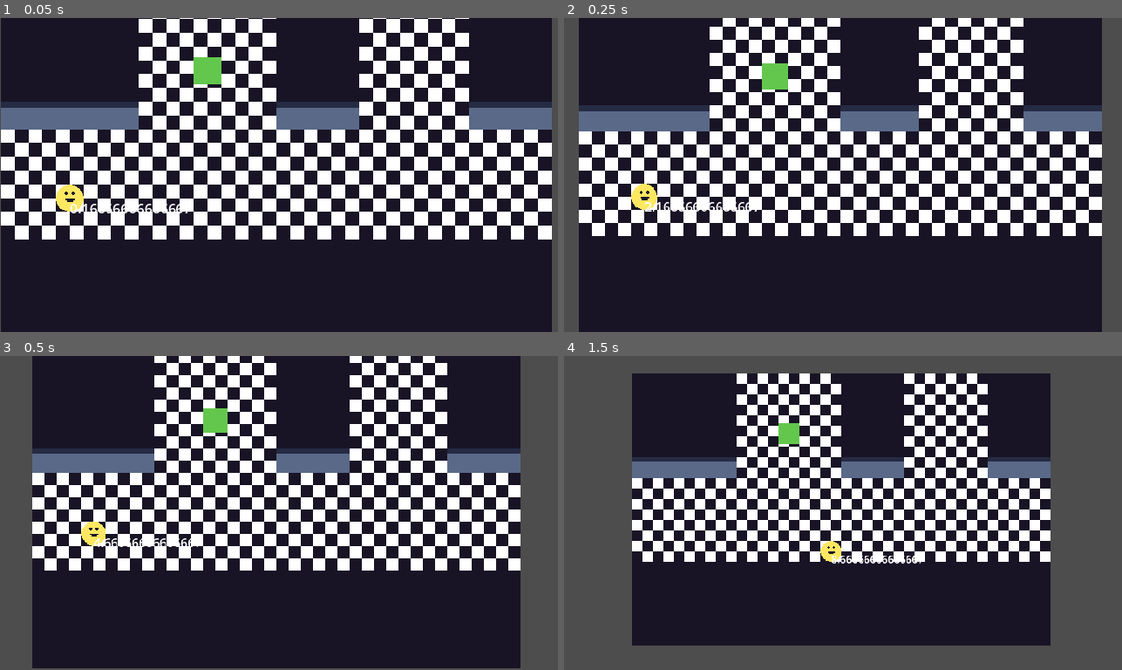
Above: before the commit, frames 1-4 (two rows, left to right).
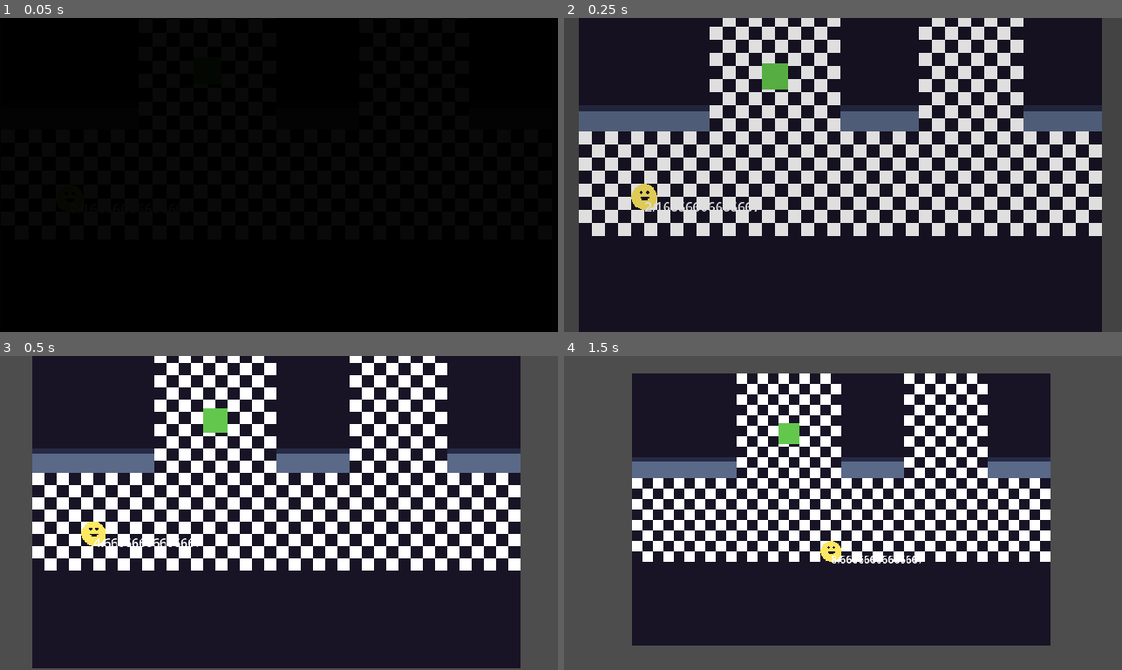
Above: after the commit, the same moments.

Repository: afreemanio/ggj-2024
Game: Godot game, scene res://world/world.tscn
The game is run twice, just before and just after one commit, with the same random seed, the same clock (stepped at 60 frames per second) and the same inputs.
Inputs (mouse positions are in pixels of both pictures, inside the frame that each line leads up to):
- Up to frame 1 (0.05 s): no input
- Up to frame 2 (0.25 s): no input
- Up to frame 3 (0.5 s): no input
- Up to frame 4 (1.5 s): tap Enter (ui_accept) at 0.5, 0.77 s; move the mouse to (965, 497) at 0.52 s; hold D (RIGHT) 0.53-1.28 s; tap Space (SPACE) at 0.6 s; click (965, 497) at 0.67 s; move the mouse to (731, 528) at 1.27 s; hold S (DOWN) from 1.28 s (still down); tap F at 1.35 s

The runs differ from the first frame. In frame 1, 100% of the frame differs, in the area x 0-100%, y 0-100%; in frame 2, 24%; in frame 3, nothing differs; in frame 4, nothing differs.

Commit message:
Transition thing for fading in and out of level

Diff:
--- /dev/null
+++ b/transitions/transition_effect.gd
@@ -0,0 +1,9 @@
+class_name TransitionEffect extends CanvasLayer
+
+func fade_black() -> void:
+	%AnimationPlayer.play("fade_black")
+	await %AnimationPlayer.animation_finished
+
+func unfade_black() -> void:
+	%AnimationPlayer.play_backwards("fade_black")
+	await %AnimationPlayer.animation_finished
--- /dev/null
+++ b/transitions/transition_effect.tscn
@@ -0,0 +1,64 @@
+[gd_scene load_steps=7 format=3 uid="uid://fban2wpkcfxe"]
+
+[ext_resource type="Script" path="res://transitions/transition_effect.gd" id="1_4qw73"]
+
+[sub_resource type="Gradient" id="Gradient_l5sel"]
+colors = PackedColorArray(0, 0, 0, 1, 0, 0, 0, 1)
+
+[sub_resource type="GradientTexture2D" id="GradientTexture2D_4w6k8"]
+gradient = SubResource("Gradient_l5sel")
+
+[sub_resource type="Animation" id="Animation_4usrr"]
+resource_name = "RESET"
+tracks/0/type = "value"
+tracks/0/imported = false
+tracks/0/enabled = true
+tracks/0/path = NodePath("TextureRect:modulate")
+tracks/0/interp = 1
+tracks/0/loop_wrap = true
+tracks/0/keys = {
+"times": PackedFloat32Array(0),
+"transitions": PackedFloat32Array(1),
+"update": 0,
+"values": [Color(1, 1, 1, 0)]
+}
+
+[sub_resource type="Animation" id="Animation_ytivt"]
+resource_name = "fade_black"
+length = 0.3
+tracks/0/type = "value"
+tracks/0/imported = false
+tracks/0/enabled = true
+tracks/0/path = NodePath("TextureRect:modulate")
+tracks/0/interp = 2
+tracks/0/loop_wrap = true
+tracks/0/keys = {
+"times": PackedFloat32Array(0, 0.3),
+"transitions": PackedFloat32Array(1, 2),
+"update": 0,
+"values": [Color(1, 1, 1, 0), Color(0, 0, 0, 1)]
+}
+
+[sub_resource type="AnimationLibrary" id="AnimationLibrary_aecgh"]
+_data = {
+"RESET": SubResource("Animation_4usrr"),
+"fade_black": SubResource("Animation_ytivt")
+}
+
+[node name="TransitionEffect" type="CanvasLayer"]
+script = ExtResource("1_4qw73")
+
+[node name="TextureRect" type="TextureRect" parent="."]
+modulate = Color(1, 1, 1, 0)
+anchors_preset = 15
+anchor_right = 1.0
+anchor_bottom = 1.0
+grow_horizontal = 2
+grow_vertical = 2
+texture = SubResource("GradientTexture2D_4w6k8")
+
+[node name="AnimationPlayer" type="AnimationPlayer" parent="."]
+unique_name_in_owner = true
+libraries = {
+"": SubResource("AnimationLibrary_aecgh")
+}
--- a/world/world.gd
+++ b/world/world.gd
@@ -14,6 +14,7 @@
 	if is_instance_valid(current_level_instance):
 		current_level_instance.queue_free()
 	current_level_instance = null
+	await %TransitionEffect.fade_black()
 
 ## Load the desired level
 func load_level(level_number : int) -> void:
@@ -24,3 +25,4 @@
 	if level_resource:
 		current_level_instance = level_resource.instantiate()
 		add_child(current_level_instance)
+		await %TransitionEffect.unfade_black()
--- a/world/world.tscn
+++ b/world/world.tscn
@@ -1,10 +1,14 @@
-[gd_scene load_steps=3 format=3 uid="uid://bdp4frkjdtq0x"]
+[gd_scene load_steps=4 format=3 uid="uid://bdp4frkjdtq0x"]
 
 [ext_resource type="Script" path="res://world/world.gd" id="1_e82nm"]
 [ext_resource type="Script" path="res://addons/phantom_camera/scripts/phantom_camera_host/phantom_camera_host.gd" id="2_icb2l"]
+[ext_resource type="PackedScene" uid="uid://fban2wpkcfxe" path="res://transitions/transition_effect.tscn" id="3_qvs7a"]
 
 [node name="World" type="Node2D"]
 script = ExtResource("1_e82nm")
+
+[node name="TransitionEffect" parent="." instance=ExtResource("3_qvs7a")]
+unique_name_in_owner = true
 
 [node name="Camera2D" type="Camera2D" parent="."]
 position = Vector2(80, 176)
Binary file added: transitions/bottom.png
Not shown, added: transitions/bottom.png.import
Binary file added: transitions/left.png
Not shown, added: transitions/left.png.import
Binary file added: transitions/right.png
Not shown, added: transitions/right.png.import
Binary file added: transitions/up.png
Not shown, added: transitions/up.png.import
